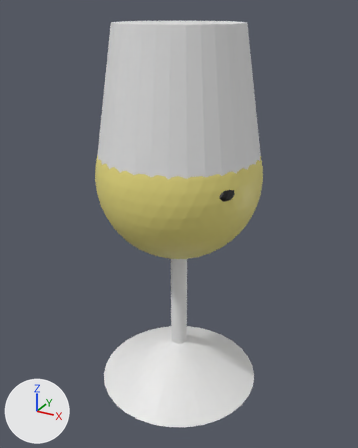
An edit to the glTF model assets/models/drink/drink.gltf, drawn before and after from the same camera.
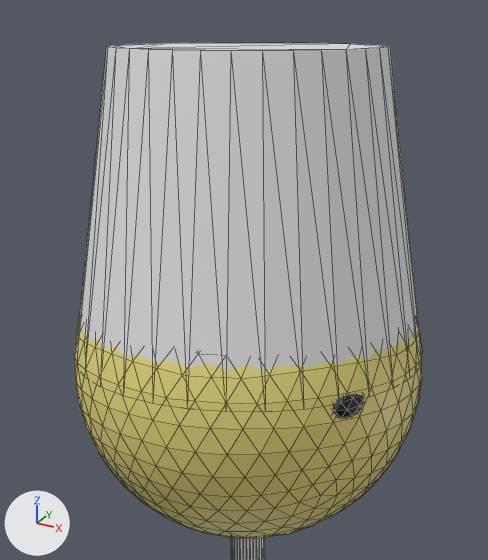
Each version is shown whole from a 50 mm camera at (0.77, -1.4, 1.348) aimed at (0.001, -0.002, 0.65), then close up on the part from 17% to 82% of the width and 0% to 60% of the height. The axes (+X, +Y, +Z) are drawn at lower left. The lights are the same throughout. The close-ups show mesh edges as thin lines. Where no turn or scale is listed for an object, it has been applied to the vertices. Vertices at the same position are counted once.
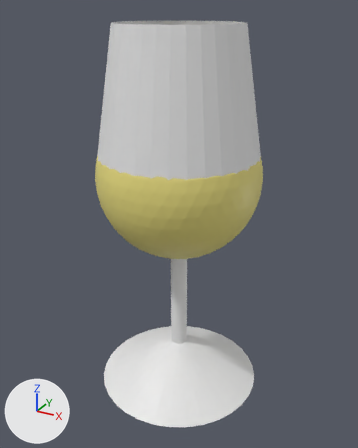
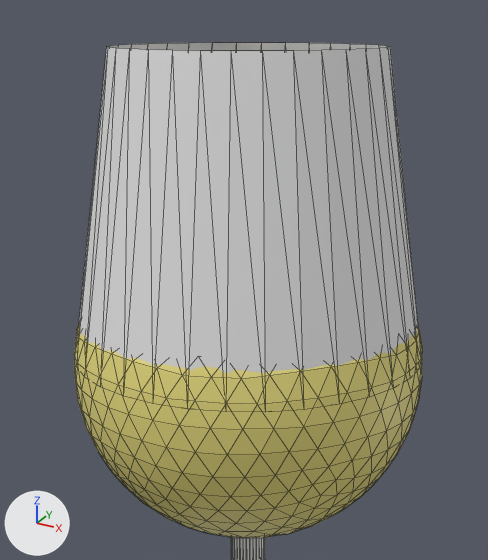
Edits to the scene script, one JSON object a line:
```json
{"op": "add", "block": "mat_material_004", "code": ["mat_material_004 = principled_material('Material.004')", "mat_material_004.base_color = (0.8, 0.8, 0.8)  # white #e7e7e7"]}
{"block": "me_cylinder_001", "where": "# used by ob_cylinder_001; location = (0.0, 0.0, 1.076)"}
{"op": "remove", "block": "me_cylinder_001", "code": "me_cylinder_001.from_pydata(...)  # 64 vertices, 124 faces; spans x -0.276..0.276, y -0.276..0.276, z -0.228..0.228"}
{"op": "add", "block": "me_cylinder_001", "code": "me_cylinder_001.from_pydata(...)  # 64 vertices, 94 faces; spans x -0.276..0.276, y -0.276..0.276, z -0.228..0.228"}
{"block": "me_cylinder_001", "change": "me_cylinder_001 part 1"}
{"block": "me_cylinder_001", "change": "30 faces are deleted"}
{"op": "add", "block": "me_cylinder_001", "code": "me_cylinder_001.materials.append(mat_material_004)  # white #e7e7e7"}
{"block": "me_icosphere_001", "where": "me_icosphere_001.from_pydata(...)  # 642 vertices, 1280 faces; spans x -0.279..0.279, y -0.279..0.279, z -0.279..0.279"}
{"block": "me_icosphere_001", "where": "# used by ob_icosphere; location = (0.0, 0.0, 0.824)"}
{"block": "me_icosphere_001", "change": "me_icosphere_001 part 2: all 221 vertices in x -0.254..0.26, y -0.257..0.257, z 0.1..0.279 are scaled about their middle by (1, 1, 0.134), then moved by (0.0, 0.0, -0.081)"}
```

Location of each change, (x1, y1, x2, y2) in pixels of the close-ups (488 x 560 px; the box of a moved part takes in the faces that stretch with it):
```json
{"object": "Cylinder.001", "change": "reshaped", "before": [79, 42, 418, 373], "after": [79, 42, 418, 374]}
{"object": "Icosphere", "change": "reshaped", "before": [74, 321, 422, 538], "after": [74, 323, 422, 538]}
{"part": 1, "of": "me_cylinder_001", "change": "deleted", "before": [107, 42, 390, 51]}
{"part": 2, "of": "me_icosphere_001", "change": "moved or reshaped", "before": [77, 321, 419, 379], "after": [77, 323, 419, 379]}
```
